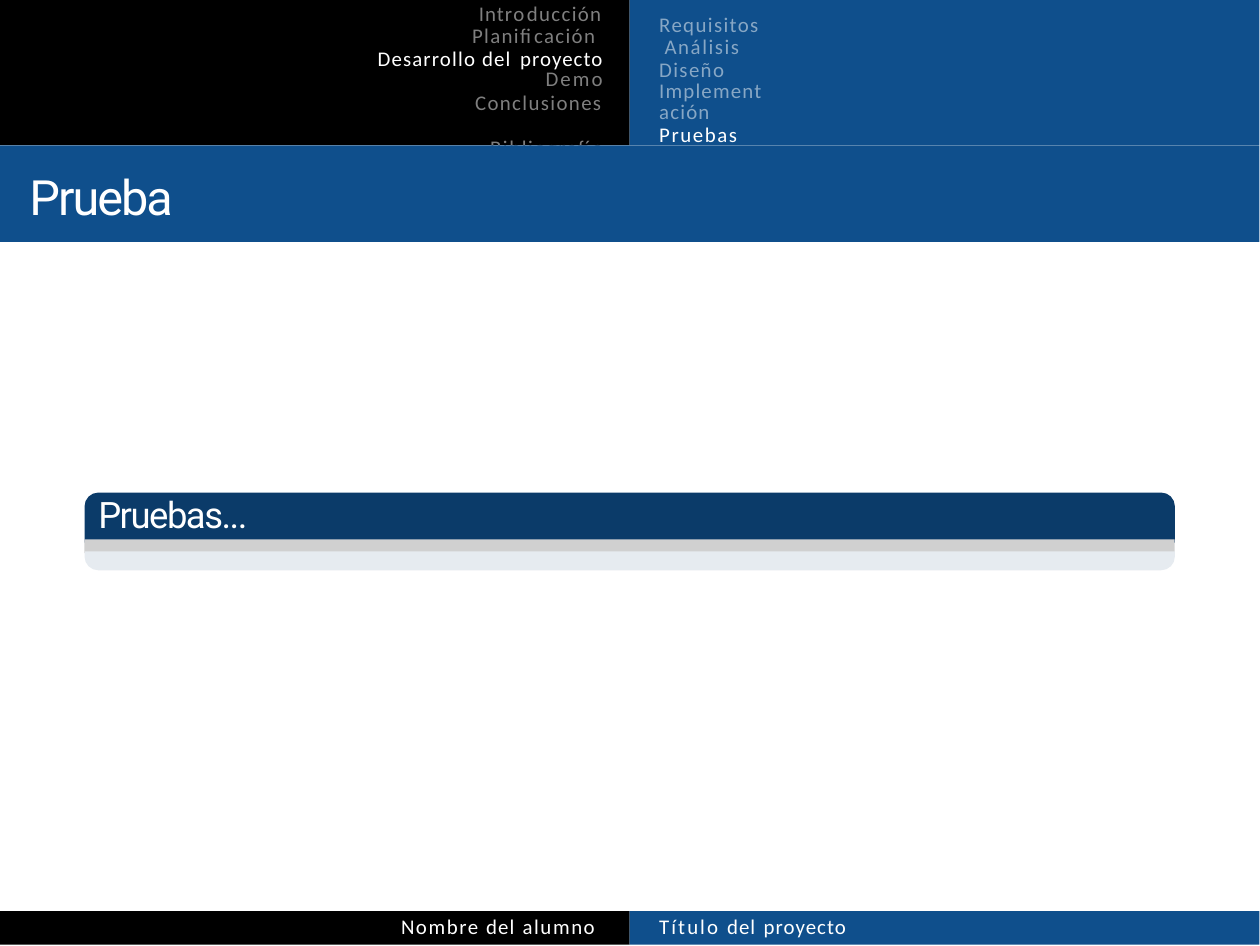
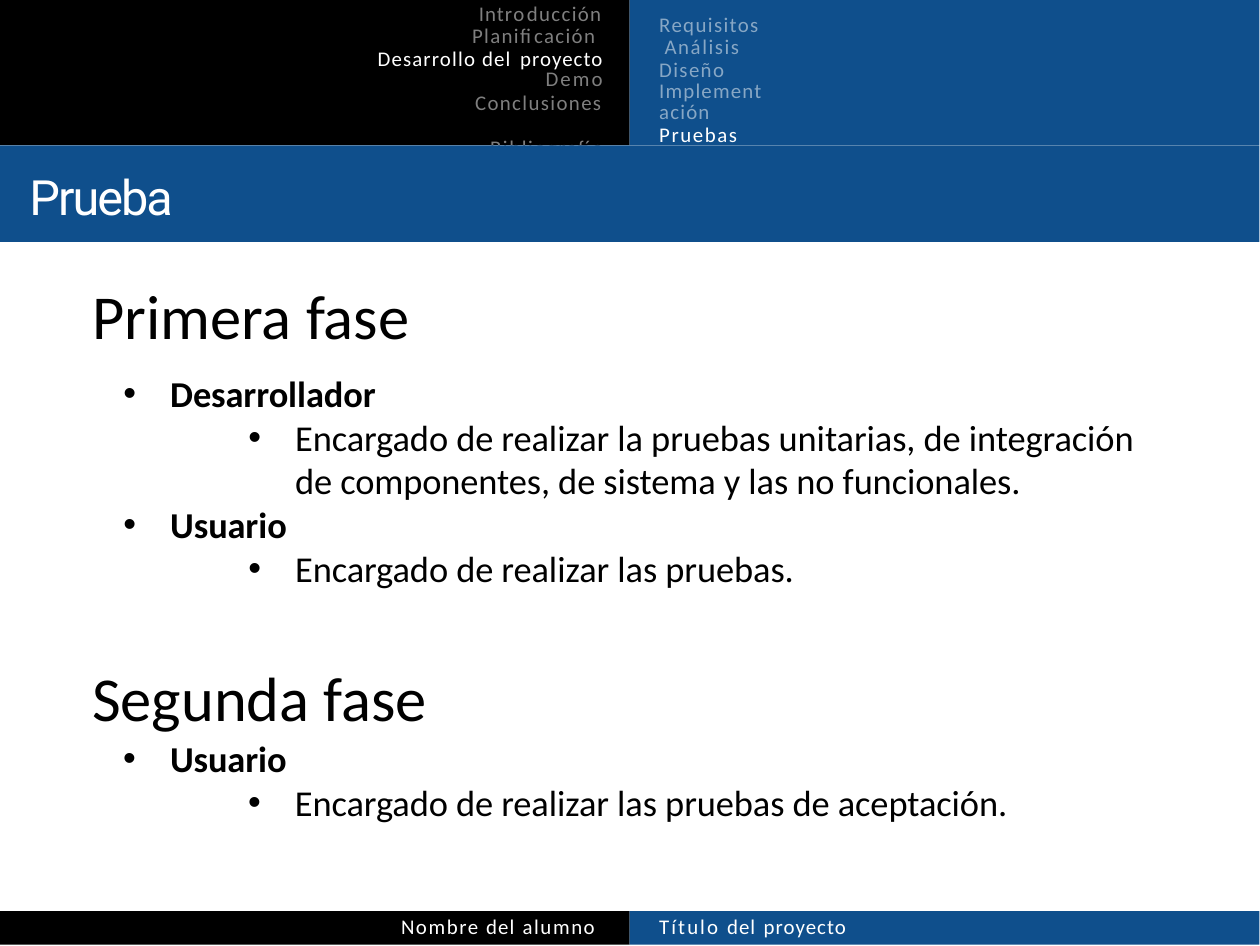
Before and after one commit to kodorniz/jUCAbox_PFC, a slide deck: slide 21 of doc/plantilla-presentacion.pptx (slide 17 before the commit). Drawn at 1260x946 pixels with LibreOffice and Linux fonts; fonts in the diff are those of the drawing; grey boxes stand for pictures. Boxes give left, top, right and bottom in pixels: in the first picture for what was removed or moved away, otherwise in the second. Text is boxed around its words. In the diff, an @@ line names an element or a change of style, - is before the commit and + after.

```diff
--- a/doc/plantilla-presentacion.pptx
+++ b/doc/plantilla-presentacion.pptx
@@ text added at box(92, 296, 409, 340), 18 pt, text #000000 @@
+Primera fase
@@ text added at box(170, 381, 1134, 589), 10.5 pt, text #000000 @@
+• Desarrollador
+  • Encargado de realizar la pruebas unitarias, de integración de componentes, de sistema y las no funcionales.
+• Usuario
+  • Encargado de realizar las pruebas.
@@ freeform shape removed at box(85, 492, 1175, 542) @@
@@ text removed at box(98, 500, 247, 529) @@
-Pruebas...
@@ picture removed at box(85, 540, 1175, 555) @@
@@ freeform shape removed at box(85, 552, 1175, 572) @@
@@ text added at box(92, 677, 427, 732), 18 pt, text #000000 @@
+Segunda fase
@@ text added at box(170, 746, 1007, 823), 10.5 pt, text #000000 @@
+• Usuario
+  • Encargado de realizar las pruebas de aceptación.
```
Also in this commit, not shown: 10 other slides changed, 4 slides added, 1 other file.
